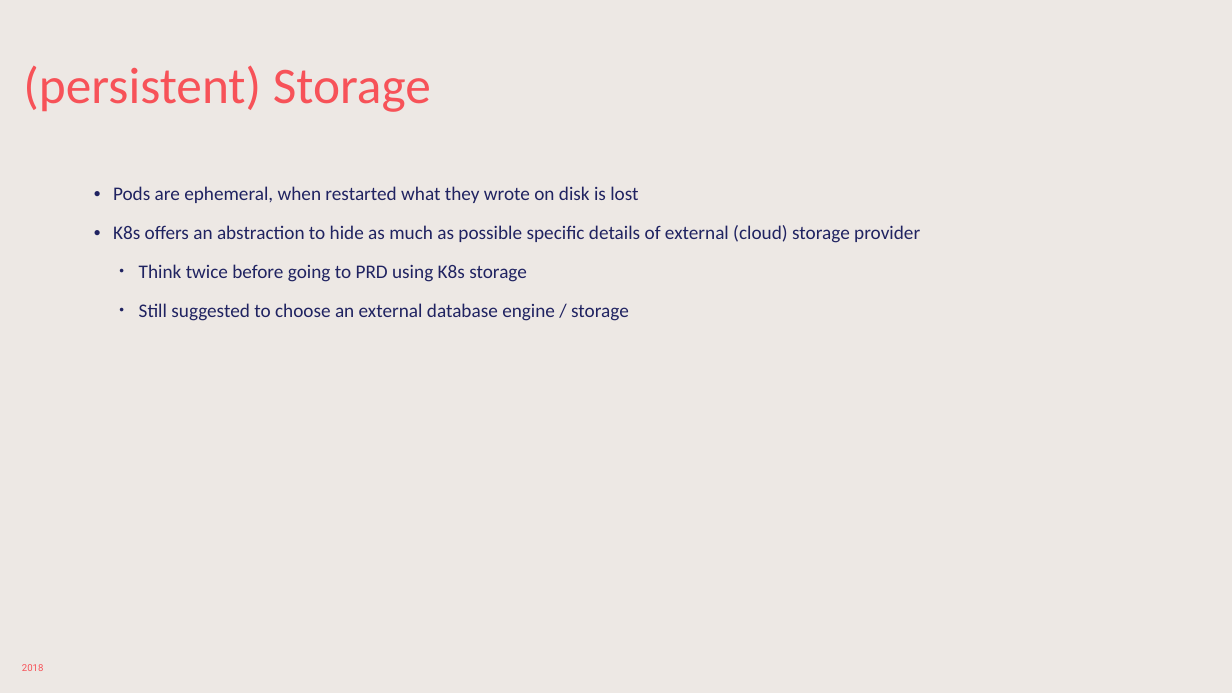
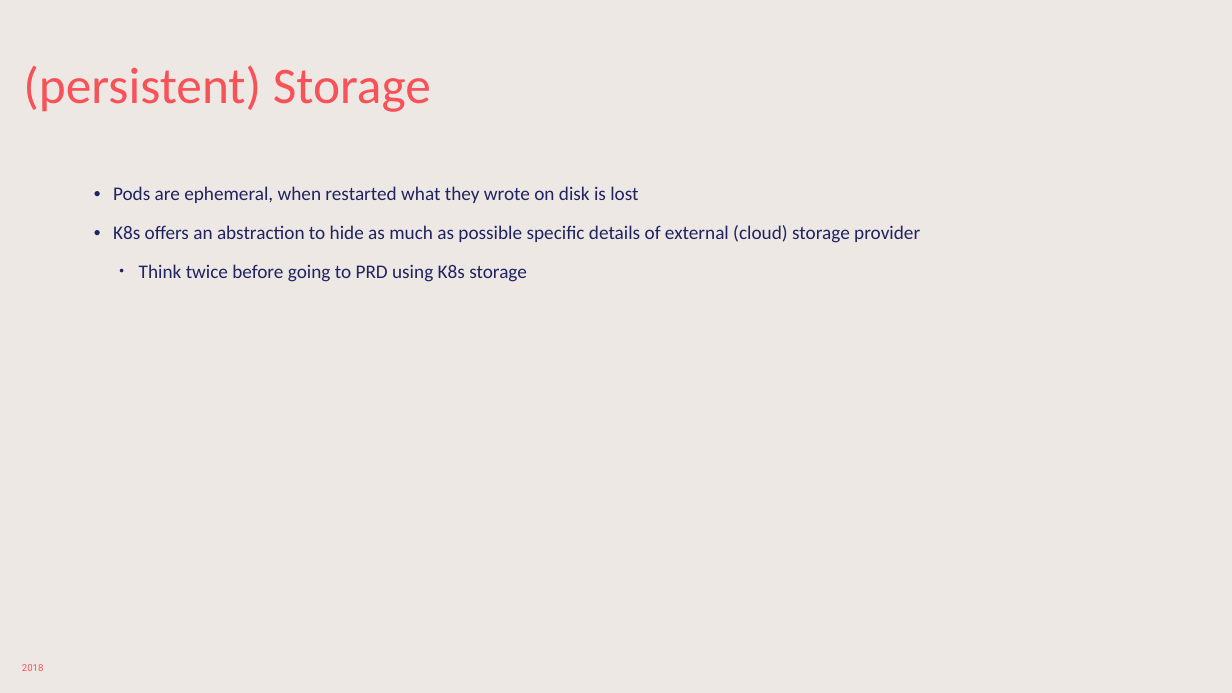
Before and after one commit to sabbadino/deltatre-community-meetups-session-3, a slide deck: slide 23 of K8s-basic.pptx. Drawn at 1232x693 pixels with LibreOffice and Linux fonts; fonts in the diff are those of the drawing; background and template pictures are left out. Boxes give left, top, right and bottom in pixels: in the first picture for what was removed or moved away, otherwise in the second. Text is boxed around its words. In the diff, an @@ line names an element or a change of style, - is before the commit and + after.

```diff
--- a/K8s-basic.pptx
+++ b/K8s-basic.pptx
@@ text at box(139, 303, 629, 321): paragraph removed @@
-  • Still suggested to choose an external database engine / storage
```
Also in this commit, not shown: 9 other slides changed, 34 other files.
